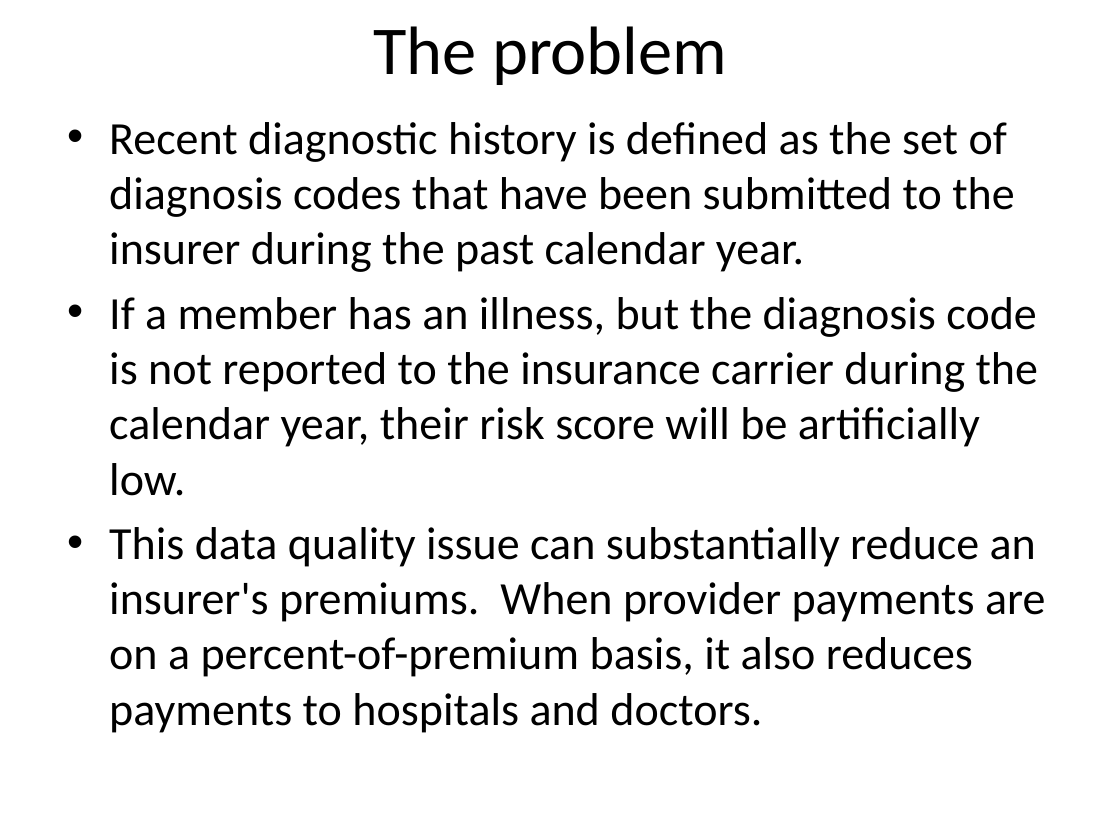
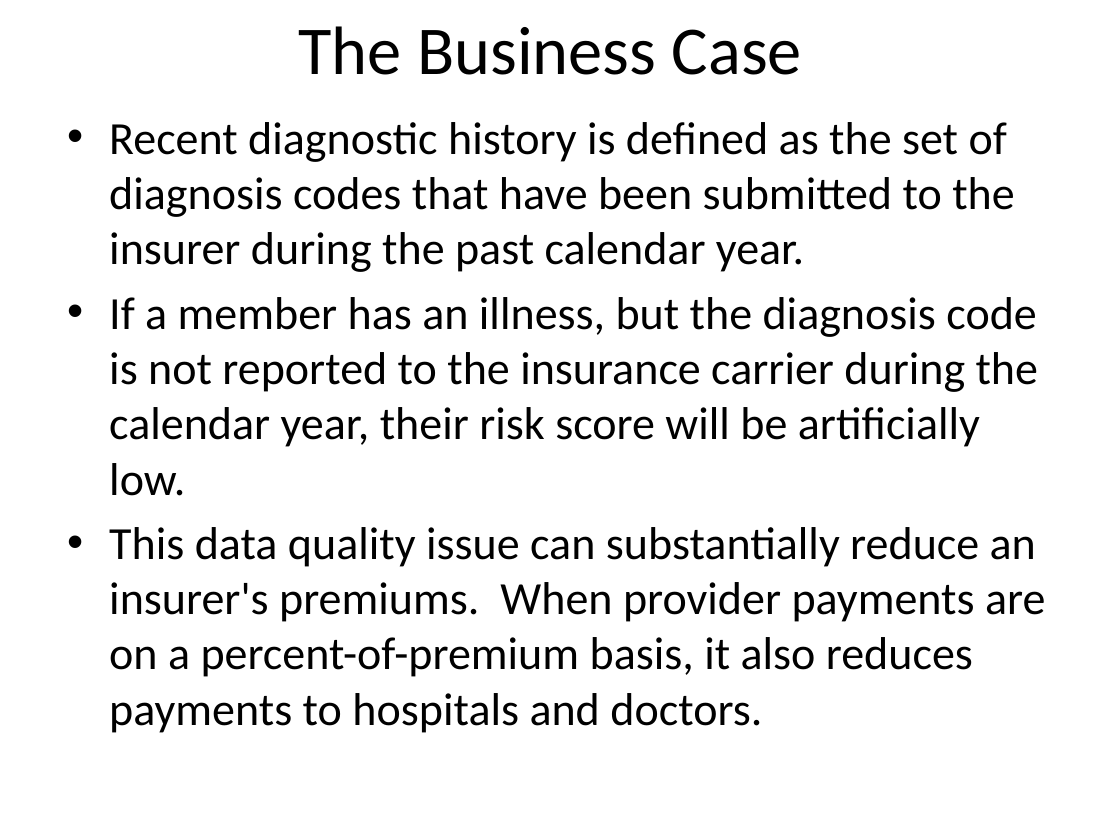
Before and after one commit to AnjaGuillory/FHIRED_Up, a slide deck: slide 4 of Team Deliverable 1/ACA Risk Adjustment EHR Enhancement - FHIRed UP.pptx. Drawn at 1120x840 pixels with LibreOffice and Linux fonts; fonts in the diff are those of the drawing; background and template pictures are left out. Boxes give left, top, right and bottom in pixels: in the first picture for what was removed or moved away, otherwise in the second. Text is boxed around its words. In the diff, an @@ line names an element or a change of style, - is before the commit and + after.

```diff
--- a/Team Deliverable 1/ACA Risk Adjustment EHR Enhancement - FHIRed UP.pptx
+++ b/Team Deliverable 1/ACA Risk Adjustment EHR Enhancement - FHIRed UP.pptx
@@ title at (x1=299, y1=26, x2=802, y2=75): text changed @@
-The problem
+The Business Case
```
Also in this commit, not shown: 2 other slides changed, 1 slide added, 6 slides removed, 1 other file.
